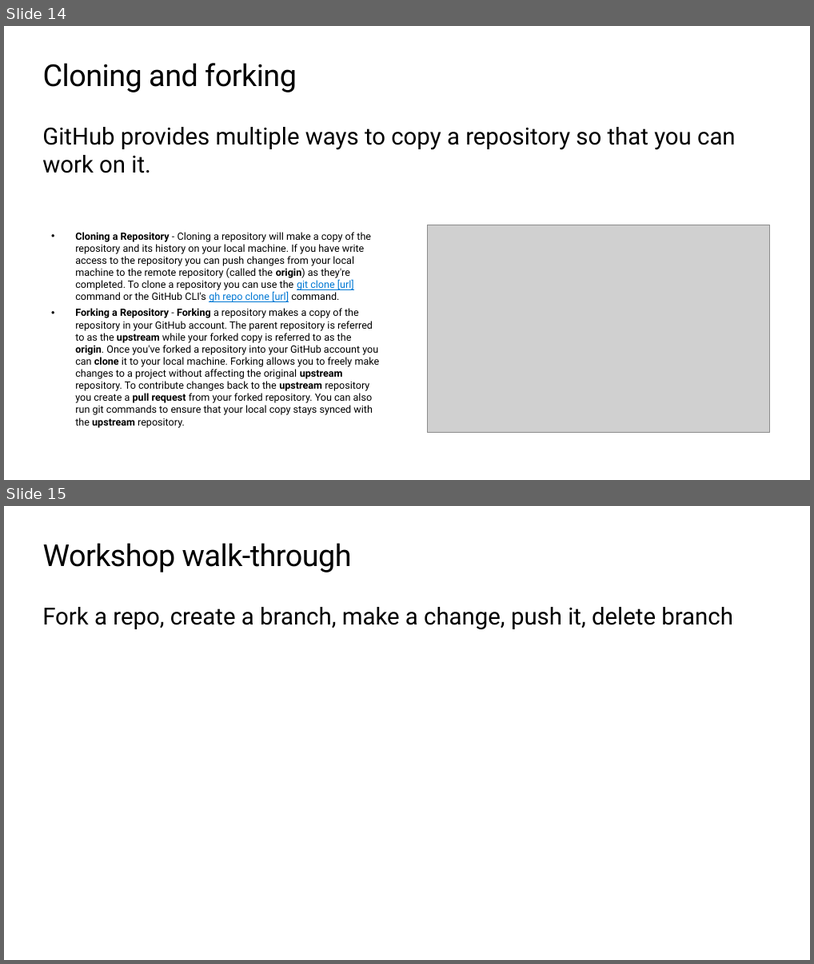
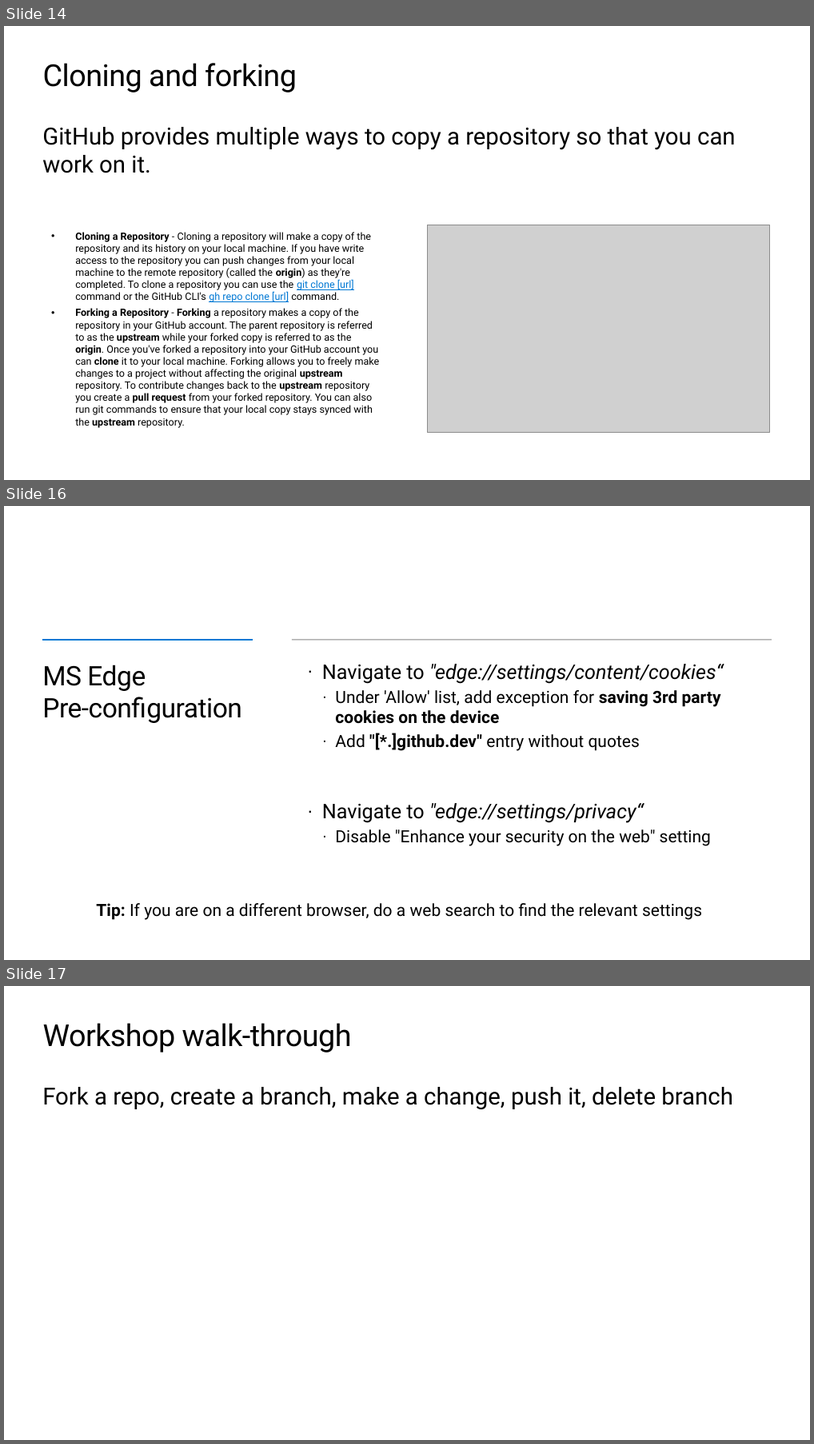
Before and after one commit to microsoft/workshop-library, a slide deck: short/intro-github-dev/slides.pptx. Shown one above the other, each under a label of ours: slides 14 and 15 before the commit, slides 14, 16 and 17 after it; the slides between them are not shown. The pictures are 814x964 and 814x1444 pixels, drawn with LibreOffice and Linux fonts; fonts in the diff are those of the drawing; grey boxes stand for pictures; background and template pictures are left out. Boxes give left, top, right and bottom in pixels: in the first picture for what was removed or moved away, otherwise in the second. Text is boxed around its words. In the diff, an @@ line names an element or a change of style, - is before the commit and + after.

```diff
--- a/short/intro-github-dev/slides.pptx
+++ b/short/intro-github-dev/slides.pptx
@@ slide 16 added at box(4, 506, 810, 960), background #FFFFFF @@
@@ line added from (42, 640) to (254, 640), #0078D4 2.25 pt @@
@@ line added from (292, 640) to (772, 640), #000000 1.5 pt @@
@@ title added at box(42, 664, 242, 723), 32 pt, text #000000 @@
+MS Edge
+Pre-configuration
@@ text added at box(322, 664, 723, 751), 20 pt, text #000000 @@
+  · Navigate to "edge://settings/content/cookies“
+    · Under 'Allow' list, add exception for saving 3rd party cookies on the device
+    · Add "[*.]github.dev" entry without quotes
@@ text added at box(322, 803, 711, 846), 20 pt, text #000000 @@
+  · Navigate to "edge://settings/privacy“
+    · Disable "Enhance your security on the web" setting
@@ text added at box(96, 903, 702, 920), 20 pt, text #000000 @@
+  Tip: If you are on a different browser, do a web search to find the relevant settings
@@ what was slide 15 is now slide 17 @@
```
Also in this commit, not shown: 1 slide changed, 1 other slide added.
